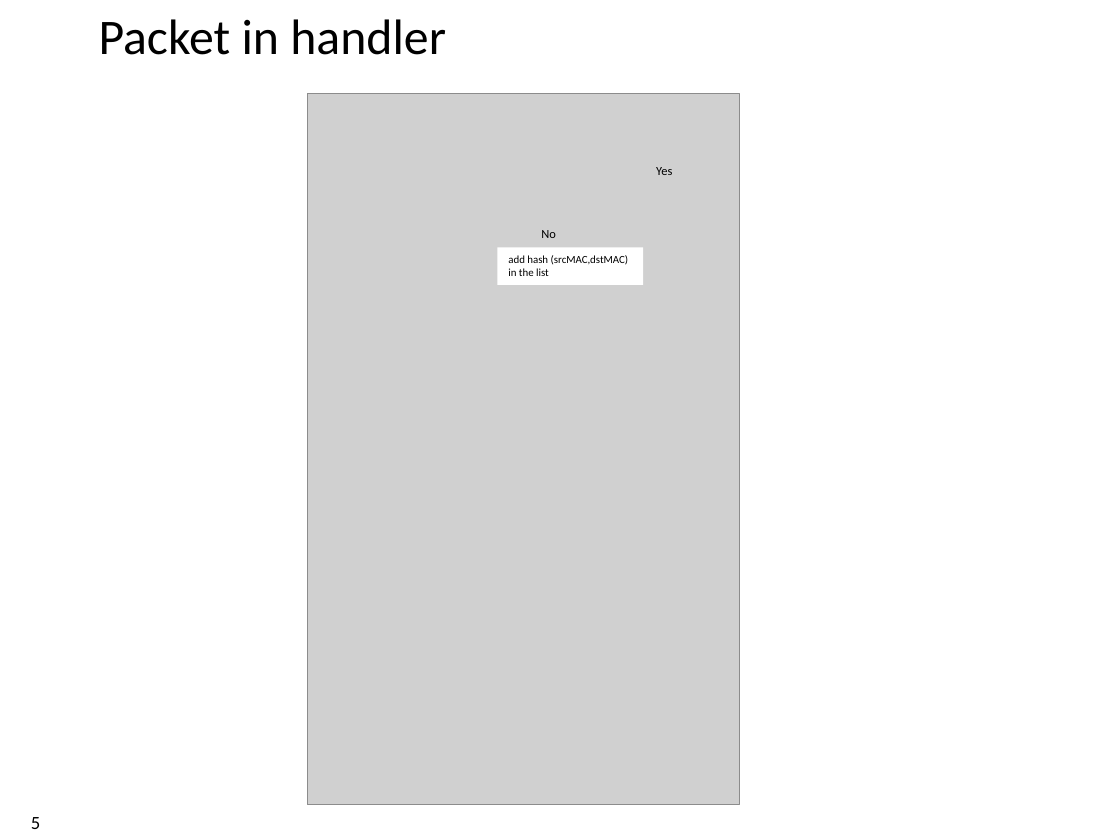
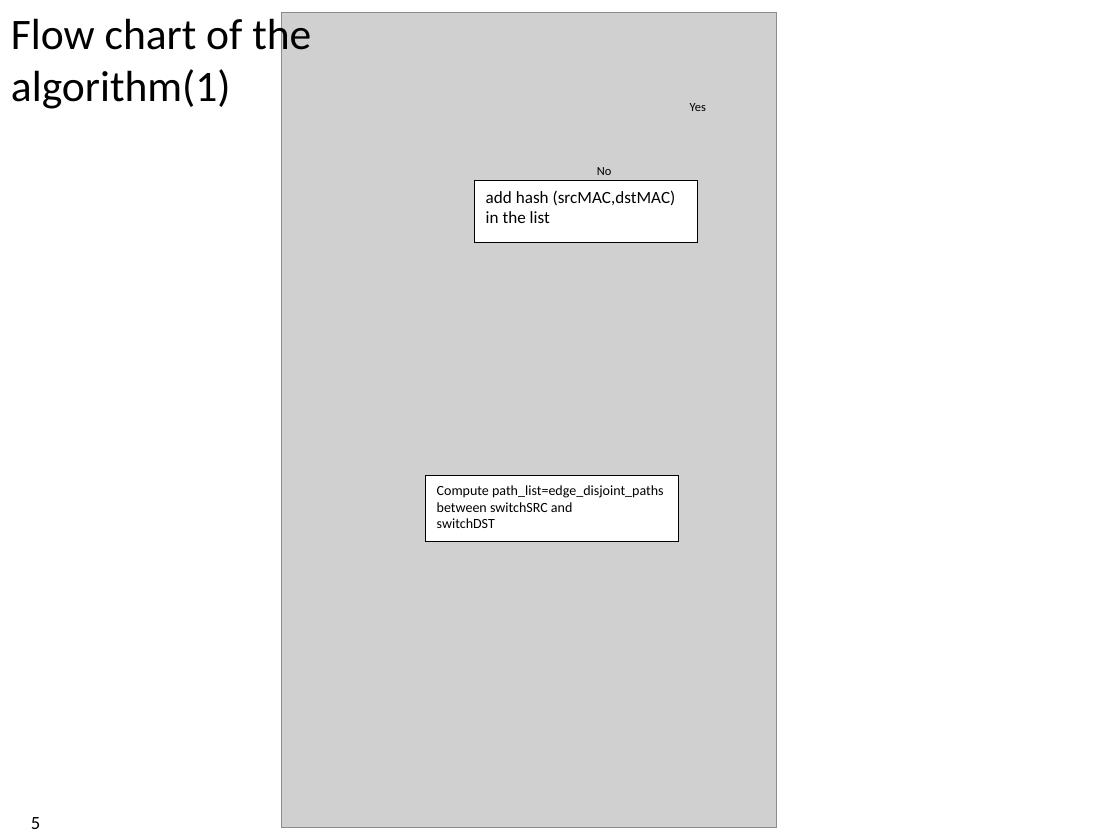
Before and after one commit to xdl907/switching-and-routing-project, a slide deck: slide 5 of template_project_exam__1_.pptx. Drawn at 1120x840 pixels with LibreOffice and Linux fonts; fonts in the diff are those of the drawing; grey boxes stand for pictures; background and template pictures are left out. Boxes give left, top, right and bottom in pixels: in the first picture for what was removed or moved away, otherwise in the second. Text is boxed around its words. In the diff, an @@ line names an element or a change of style, - is before the commit and + after.

```diff
--- a/template_project_exam__1_.pptx
+++ b/template_project_exam__1_.pptx
@@ text added at box(11, 13, 311, 109), 28 pt, text #000000 @@
+Flow chart of the algorithm(1)
@@ title removed at box(99, 19, 446, 55) @@
-Packet in handler
@@ picture: place and size @@
-picture at box(307, 94, 739, 805)
+picture at box(282, 12, 777, 828)
@@ text "Yes": place and size @@
-text "Yes" at box(656, 167, 672, 175)
+text "Yes" at box(690, 103, 706, 111)
@@ text "No": place and size @@
-text "No" at box(541, 230, 556, 238)
+text "No" at box(597, 167, 612, 175)
@@ rectangle "add hash (srcMAC,dstMAC) in the ...": place and size @@
-rectangle "add hash (srcMAC,dstMAC) in the ..." at box(497, 248, 643, 286)
+rectangle "add hash (srcMAC,dstMAC) in the ..." at box(475, 180, 698, 242)
@@ rectangle "add hash (srcMAC,dstMAC) in the ..." at box(475, 180, 698, 242): size 7 to 11 pt; outline none to #000000 0.75 pt @@
@@ rectangle added at box(426, 476, 679, 542), fill #FFFFFF, outline #000000 0.75 pt, 9 pt, text #000000 @@
+Compute path_list=edge_disjoint_paths
+between switchSRC and
+switchDST
```
Also in this commit, not shown: 6 other slides changed, 3 slides added, 2 slides removed.
